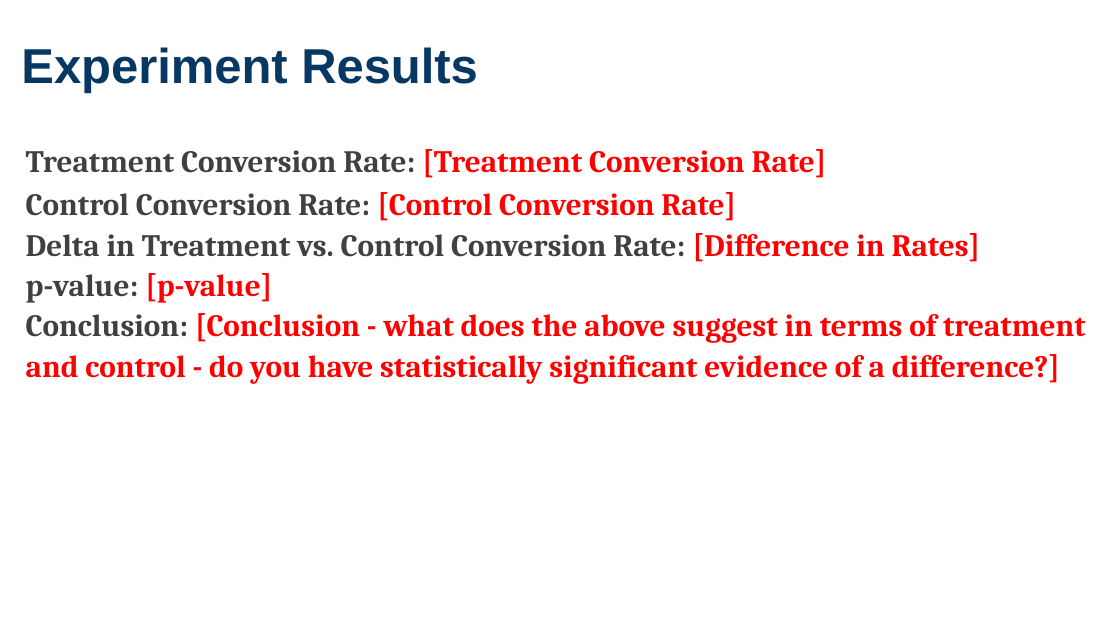
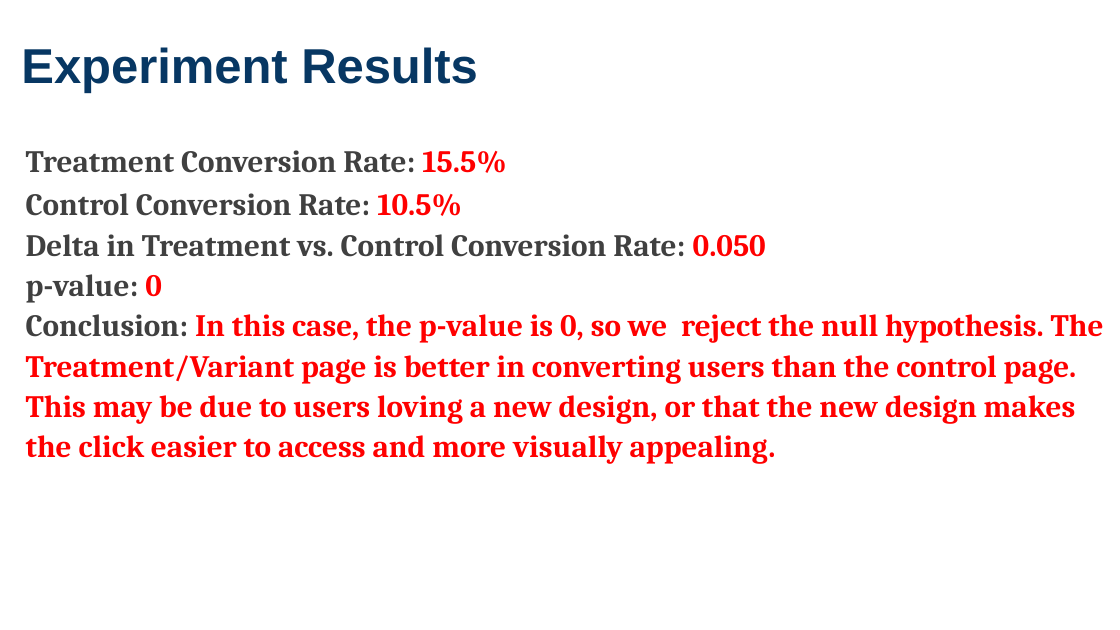
Before and after one commit to AlyMobarak/ab-test-project, a slide deck: slide 4 of analyze-a_b-test-results.pptx (slide 5 before the commit). Drawn at 1120x630 pixels with LibreOffice and Linux fonts; fonts in the diff are those of the drawing. Boxes give left, top, right and bottom in pixels: in the first picture for what was removed or moved away, otherwise in the second. Text is boxed around its words. In the diff, an @@ line names an element or a change of style, - is before the commit and + after.

```diff
--- a/analyze-a_b-test-results.pptx
+++ b/analyze-a_b-test-results.pptx
@@ text at (x1=26, y1=150, x2=1104, y2=464): text changed @@
-Treatment Conversion Rate: [Treatment Conversion Rate]
-Control Conversion Rate: [Control Conversion Rate]
-Delta in Treatment vs. Control Conversion Rate: [Difference in Rates]
-p-value: [p-value]
-Conclusion: [Conclusion - what does the above suggest in terms of treatment and control - do you have statistically significant evidence of a difference?]
+Treatment Conversion Rate: 15.5%
+Control Conversion Rate: 10.5%
+Delta in Treatment vs. Control Conversion Rate: 0.050
+p-value: 0
+Conclusion: In this case, the p-value is 0, so we reject the null hypothesis. The Treatment/Variant page is better in converting users than the control page. This may be due to users loving a new design, or that the new design makes the click easier to access and more visually appealing.
```
Also in this commit, not shown: 3 other slides changed, 1 slide removed, 3 other files.
